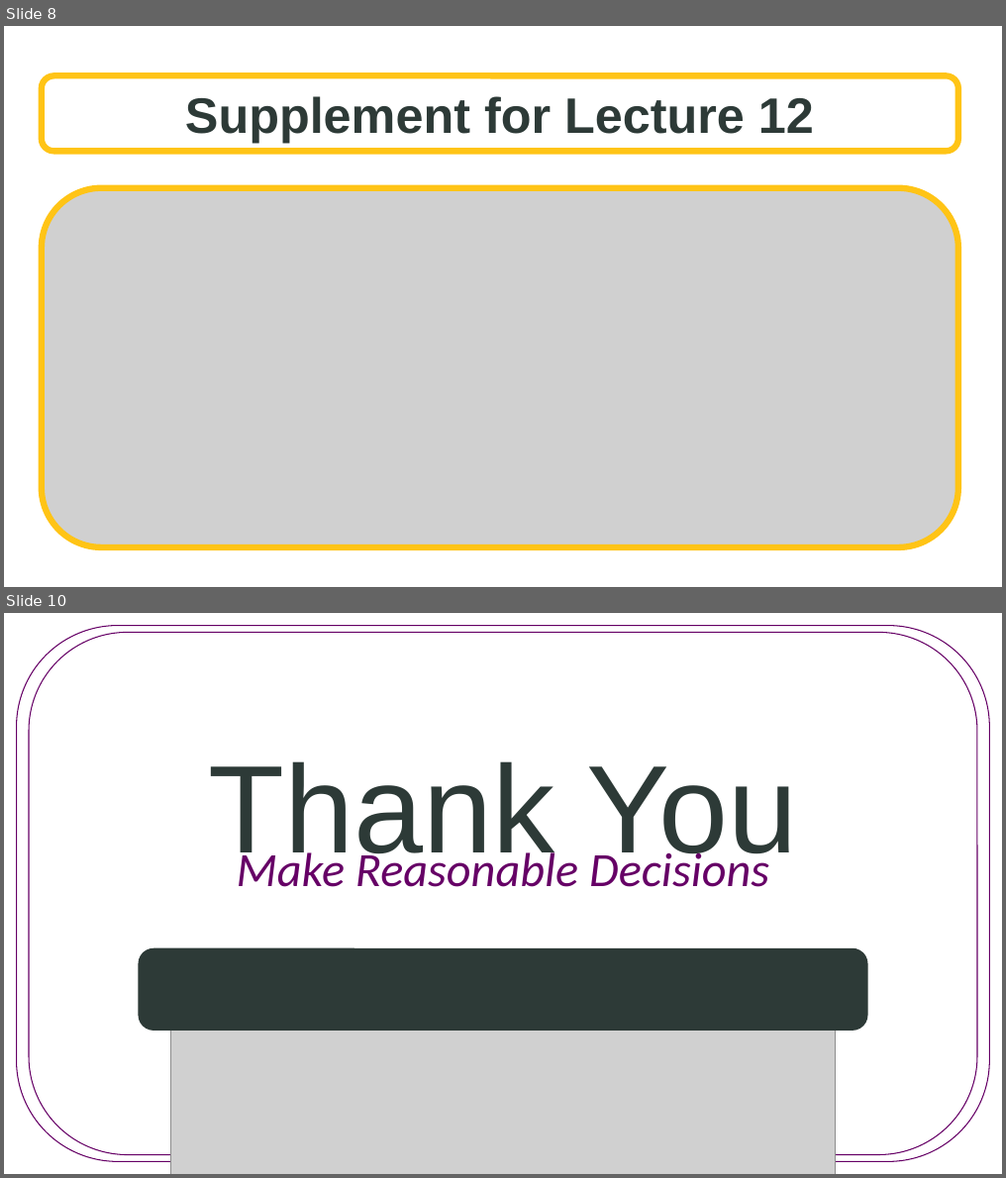
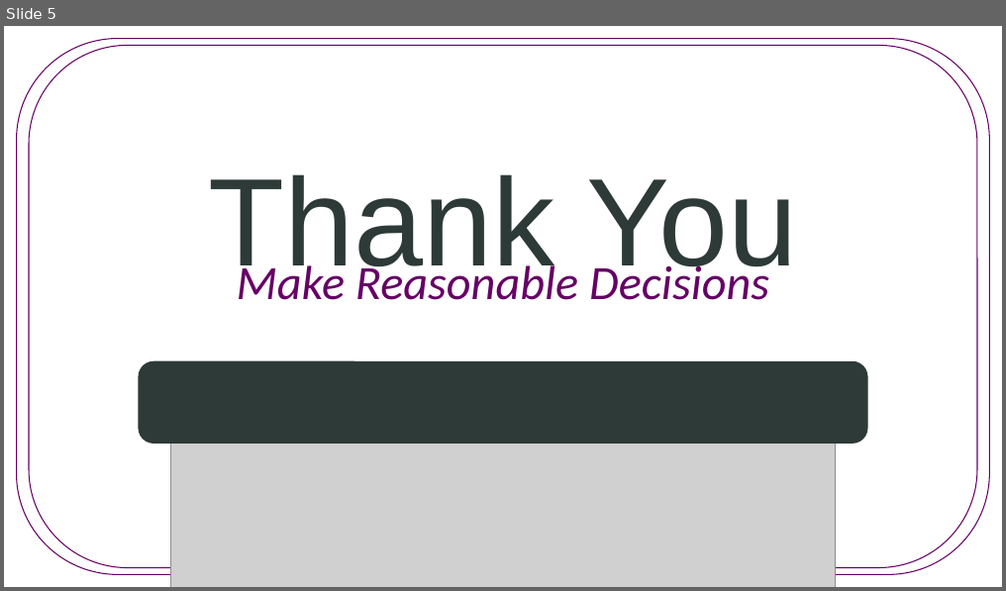
Before and after one commit to SuperMarioGiacomazzo/STOR455_WEBSITE, a slide deck: Lectures/13 - Multiple Linear Regression.pptx. Shown one above the other, each under a label of ours: slides 8 and 10 before the commit, slide 5 after it; the slides between them are not shown. The pictures are 1006x1178 and 1006x591 pixels, drawn with LibreOffice and Linux fonts; fonts in the diff are those of the drawing; grey boxes stand for pictures; background and template pictures are left out. Boxes give left, top, right and bottom in pixels: in the first picture for what was removed or moved away, otherwise in the second. Text is boxed around its words. In the diff, an @@ line names an element or a change of style, - is before the commit and + after.

```diff
--- a/Lectures/13 - Multiple Linear Regression.pptx
+++ b/Lectures/13 - Multiple Linear Regression.pptx
@@ slide 8 removed at (4,26,1002,587), background picture (left out) @@
@@ rounded rectangle removed at (42,76,958,152) @@
-Supplement for Lecture 12
@@ picture removed at (42,188,958,548) @@
@@ what was slide 10 is now slide 5 @@
```
Also in this commit, not shown: 2 slides changed, 2 slides added, 6 other slides removed, 15 other files.
